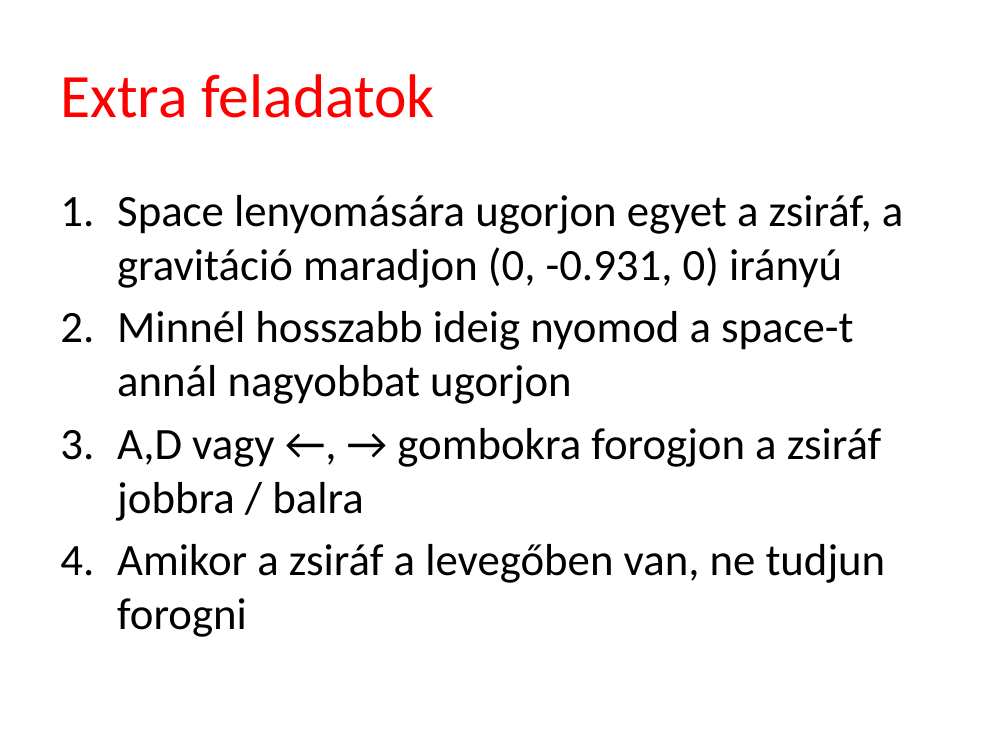
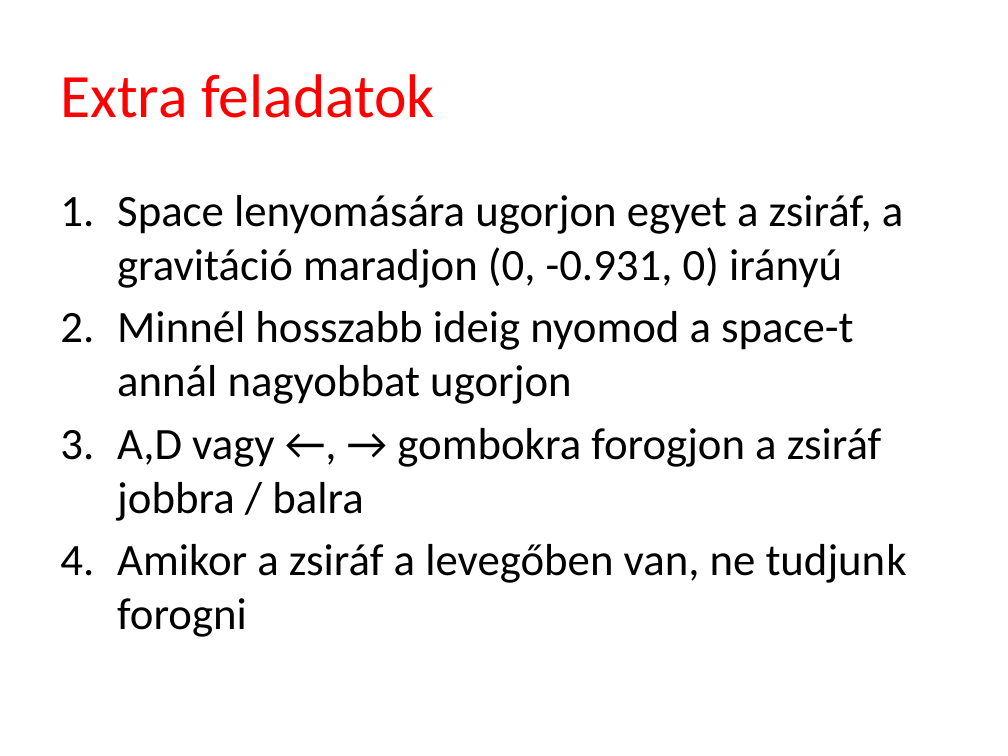
Before and after one commit to szecsi/dx12, a slide deck: slide 24 of Slides/ggl004-Textures.pptx. Drawn at 1008x756 pixels with LibreOffice and Linux fonts; fonts in the diff are those of the drawing; background and template pictures are left out. Boxes give left, top, right and bottom in pixels: in the first picture for what was removed or moved away, otherwise in the second. Text is boxed around its words. In the diff, an @@ line names an element or a change of style, - is before the commit and + after.

```diff
--- a/Slides/ggl004-Textures.pptx
+++ b/Slides/ggl004-Textures.pptx
@@ text at (117,544,907,637): text changed @@
-4. Amikor a zsiráf a levegőben van, ne tudjun forogni
+4. Amikor a zsiráf a levegőben van, ne tudjunk forogni
```
Also in this commit, not shown: 16 other files.
